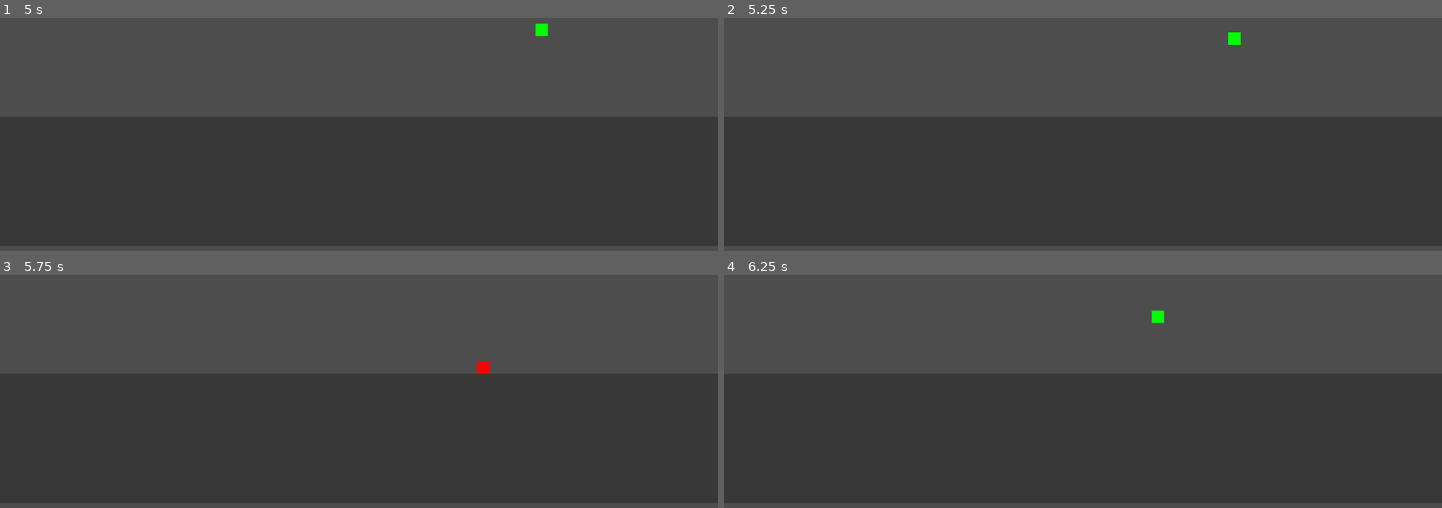
Above: before the commit, frames 1-4 (two rows, left to right).
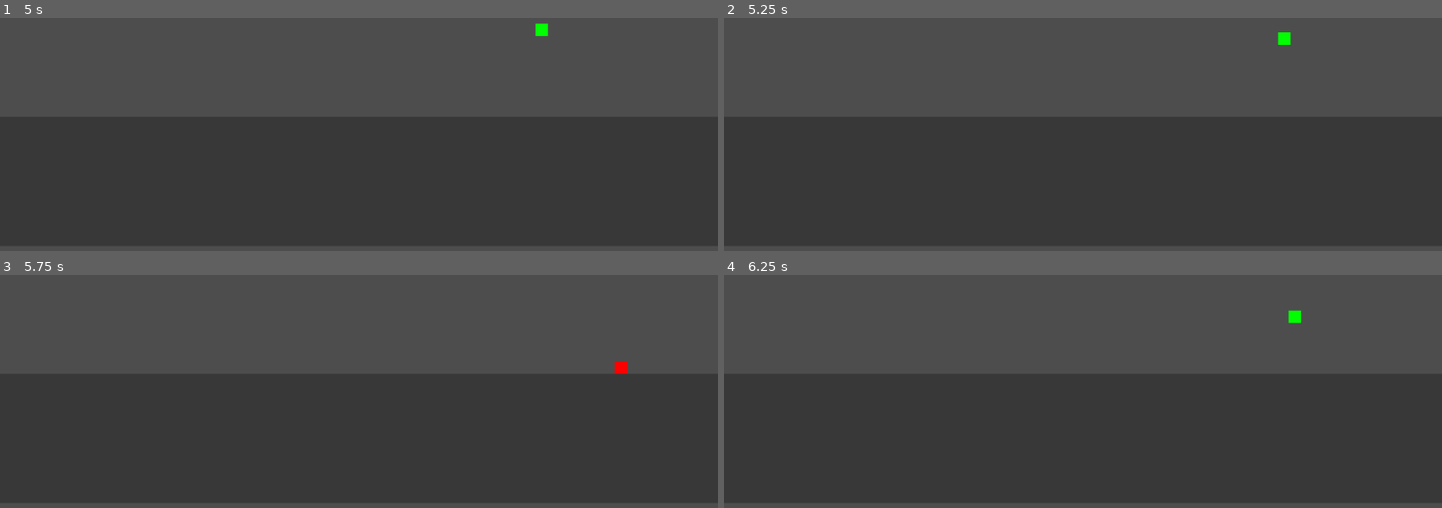
Above: after the commit, the same moments.

Repository: IllinaBurlace/Spell-Puzzle-Platformer
Game: Godot game, scene res://Scenes/test_map.tscn
Two runs of this game, one before a commit and one after it. Both use one fixed random seed, a clock stepped at 60 frames per second and the inputs below.
Inputs:
- Up to frame 1 (5 s): hold D (right) 0.53-2.03 s; tap E (cast) every 0.75 s from 0.6 to 4.35 s; tap Space (jump) at 0.77, 1.52, 3.02, 3.77, 4.52 s; hold A (left) 2.03-2.78 s; hold D (right) 2.78-4.28 s; hold A (left) from 4.28 s (still down)
- Up to frame 2 (5.25 s): release A (left) at 5.03 s; hold D (right) from 5.03 s (still down); tap E (cast) at 5.1 s
- Up to frame 3 (5.75 s): keep holding D (right)
- Up to frame 4 (6.25 s): release D (right) at 5.78 s; hold A (left) from 5.78 s (still down); tap E (cast) at 5.85 s; tap Space (jump) at 6.02 s

Frame 1 is identical in both runs. In frame 2, 0.2% of the frame differs, in the area x 70-79%, y 6-12%; in frame 3, 0.2%; in frame 4, 0.2%, in the area x 59-81%, y 15-21%.

Commit message:
Added air control

Diff:
--- a/Scripts/Player/States/jump.gd
+++ b/Scripts/Player/States/jump.gd
@@ -8,6 +8,10 @@
 	entry_y = player.position.y
 	player.velocity.y -= 500
 
+func process_phys(_delta: float) -> void:
+	var direction = Input.get_axis("left", "right")
+	player.velocity.x = direction * 200
+
 func process_state() -> State:
 	if player.is_on_floor() and player.velocity.y >= 0:
 		return player.states[0]
